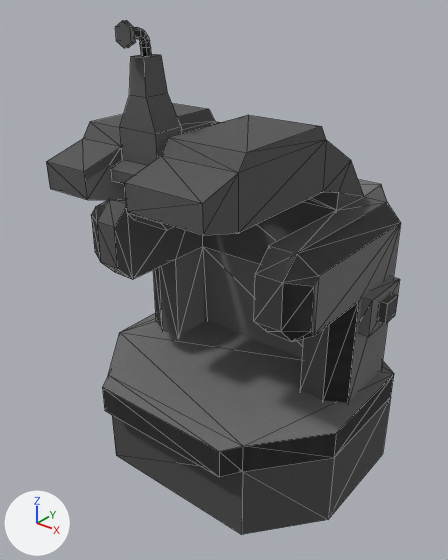
The FBX model LD46/Assets/Models/Container/Container_Loader/Container_Loader.FBX as it was, and as the next commit left it.
One viewpoint serves both versions: a 50 mm lens placed at (1.6, -1.93, 2.23), pointed at (-0.03, 0.1, 0.97). Arrows for +X, +Y and +Z are at lower left; the lights stay in place. Mesh edges are drawn as thin lines. Where no turn or scale is listed for an object, it has been applied to the vertices. Vertices at the same position are counted once.

Names of what the first picture shows: 'Container_Loader_Button', 'Container_Loader_Jack', 'Container_Loader_Mesh'.
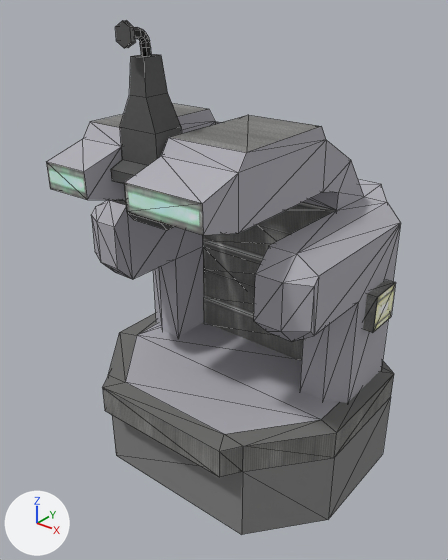
Edits to the bpy script that builds the scene:
```text
Add img_lampsset_png:
    img_lampsset_png = load_image('lampsSet.png', '../../../Textures/Sci-fi/lampsSet.png', 768, 256, 'sRGB')
Add img_floor_steel2_jpg:
    img_floor_steel2_jpg = load_image('Floor_steel2.jpg', '../../../Textures/Enviroment/Floor/Floor_steel2.jpg', 256, 256, 'sRGB')
Add mat_material__24:
    mat_material__24 = principled_material('Material #24')
    mat_material__24.texture = img_lampsset_png  # with its transparency
    mat_material__24.roughness = 0.859
Add mat_03___default:
    mat_03___default = principled_material('03 - Default')
    mat_03___default.texture = img_floor_steel2_jpg
    mat_03___default.roughness = 0.859
Change me_mesh_001:
    used by ob_container_loader_mesh; location = (0.0, 0.0, 0.0)
    remove me_mesh_001.from_pydata(...)  # 162 vertices, 262 faces; spans x -0.67..0.67, y -0.54..0.89, z 0.0..1.72
    add me_mesh_001.from_pydata(...)  # 208 vertices, 322 faces; spans x -0.67..0.67, y -0.54..0.89, z 0.0..1.72
    me_mesh_001 part 1
    10 faces are deleted
    4 vertices in x 0.58..0.65, y 0.5, z 0.85..1.02 move by (0.0, -0.04, 0.0)
    4 vertices in x 0.58..0.65, y 0.24, z 0.85..1.02 move by (0.0, 0.04, 0.0)
    28 vertices are added at x -0.65..0.57, y -0.31..0.79, z 0.49..1.46
    12 new vertices lie (0.0, 0.18, 0.0) away from vertices in x -0.65..0.28, y -0.29..0.28, z 0.85..1.46
    6 new vertices lie (0.76, 0.0, 0.0) away from vertices in x -0.38, y 0.36, z 0.49..1.33
    8 new faces join them, mat_03___default (picture img_floor_steel2_jpg)
    62 new faces join them, mat_material__24 (picture img_lampsset_png)
    me_mesh_001 part 2: 190 faces spanning x -0.6..0.6, y -0.54..0.83, z 0.36..1.72 switch from mat_container_loader (picture img_container_loader_d_png) to mat_03___default (picture img_floor_steel2_jpg)
    me_mesh_001 part 3: 62 faces spanning x -0.67..0.67, y -0.54..0.89, z 0.0..1.72 switch from mat_container_loader (picture img_container_loader_d_png) to mat_material__24 (picture img_lampsset_png)
Remove ob_container_loader_button:
    ob_container_loader_button = bpy.data.objects.new('Container_Loader_Button', me_mesh_002)
    ob_container_loader_button.location = (0.664, 0.371, 0.937)
```

Pixel boxes [x1, y1, x2, y2] of what changed, in the pictures (448 x 560 px):
'Container_Loader_Button', deleted (black)
    before: [378, 293, 398, 324]
part 1 of me_mesh_001, built on
    before: [103, 276, 400, 452]
    after: [103, 200, 396, 452]
part 2 of me_mesh_001, recoloured
    both: [47, 109, 401, 403]
part 3 of me_mesh_001, recoloured
    both: [46, 103, 394, 534]
